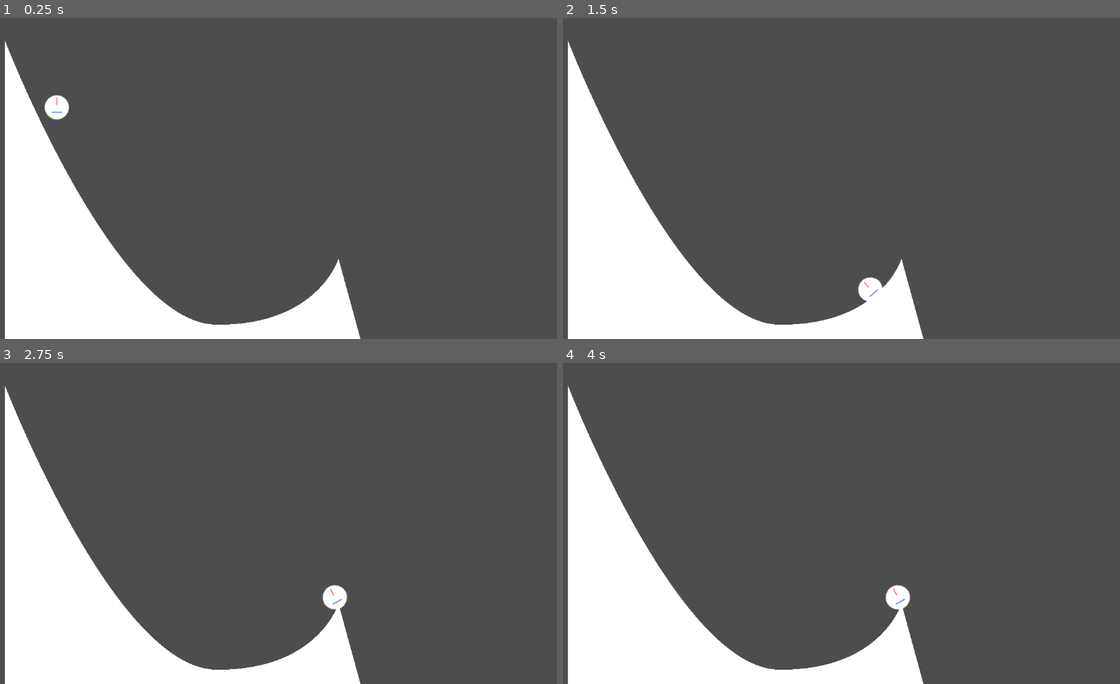
Above: before the commit, frames 1-4 (two rows, left to right).
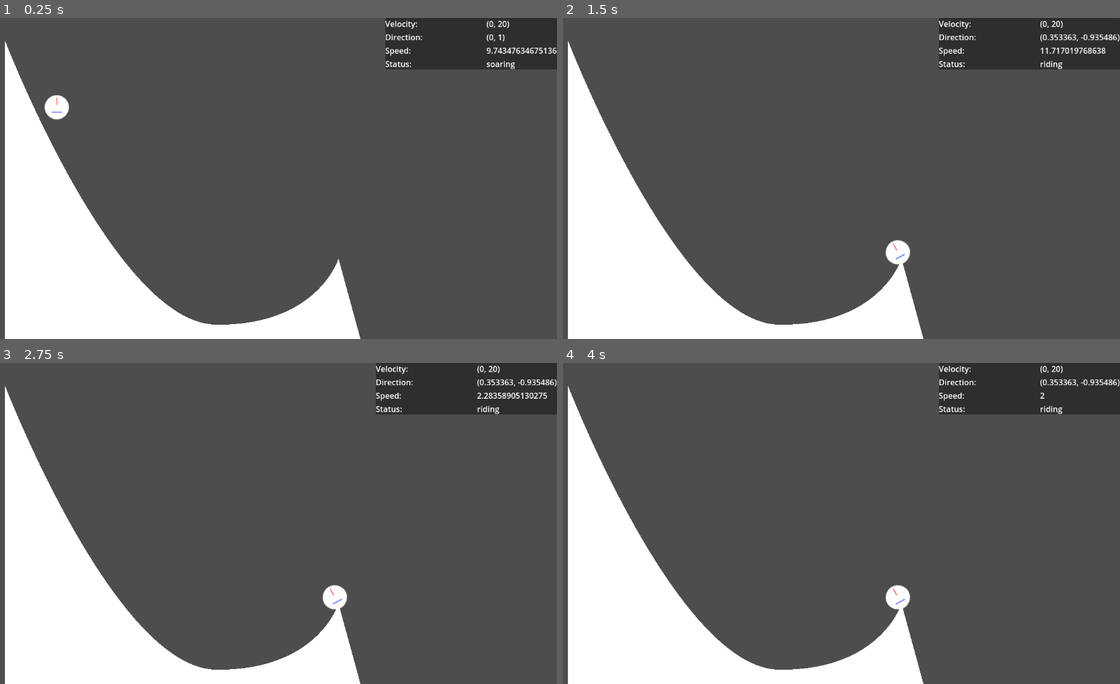
Above: after the commit, the same moments.

Repository: LettucePie/gwj-62-harvest
Game: Godot game, scene res://testing/test_zone.tscn
Same seed, same stepped clock (60 frames per second), same inputs: the game is played once before the commit and once after it. Before the commit the project starts from res://levels/stage_path.tscn.
Inputs:
- Up to frame 1 (0.25 s): no input
- Up to frame 2 (1.5 s): tap Enter (ui_accept) at 0.5, 0.77 s
- Up to frame 3 (2.75 s): tap Enter (ui_accept) at 1.52 s
- Up to frame 4 (4 s): tap Enter (ui_accept) at 3.02, 3.5, 3.77 s

The runs differ from the first frame. In frame 1, 4.8% of the frame differs, in the area x 69-100%, y 0-17%; in frame 2, 5.5%, in the area x 52-100%, y 0-89%; in frame 3, 5.0%; in frame 4, 5.0%.

Commit message:
Added testing environment

Diff:
--- a/gameplay/player_follow.gd
+++ b/gameplay/player_follow.gd
@@ -1,8 +1,8 @@
 extends PathFollow2D
 
 @export var GRAVITY = 9.8
-@export var FRICTION = 1.12
-@export var SPEED_MIN = 4.0
+@export var FRICTION = 0.8
+@export var SPEED_MIN = 2.0
 @export var SPEED_MAX = 20.0
 @export var speed_damp : Curve ## Controls rate of deccelleration
 @export var GRAV_FORCE_MIN = 0.05
@@ -12,6 +12,7 @@
 var direction : Vector2 = Vector2.ZERO
 var speed : float = 0.0
 var velocity : Vector2 = Vector2.ZERO
+var status : String = "soaring"
 
 var ramp_area : Area2D = null
 var landing_progress = 0.0
@@ -33,44 +34,42 @@
 			print("Reassigned Parent")
 			progress = landing_progress
 			$Sprite2D.position = Vector2(0, -14.5)
-		riding()
+		riding(delta)
 	else:
 		soaring()
 
 
-func riding():
-	print("Riding")
-	print("Player Progress Ratio = ", progress_ratio)
+func riding(deltatime):
+	if status != "riding":
+		status = "riding"
 	var prev_progress = clamp(progress - 2, 0.0, progress + 20)
 	var prev_path_pos = current_ramp.curve.sample_baked(prev_progress)
 	var current_path_pos = current_ramp.curve.sample_baked(progress)
-	print("Prev Pos: ", prev_path_pos, " Current Pos: ", current_path_pos)
+#	print("Prev Pos: ", prev_path_pos, " Current Pos: ", current_path_pos)
 	direction = prev_path_pos.direction_to(current_path_pos).normalized()
 	var angle = direction.angle()
 	var vert_intensity = abs(angle) / abs(PI / 2.0)
+	print(vert_intensity)
 	if angle < 0.0 and angle > -PI / 2:
 		## Going uphill, reduce speed
 		speed = clamp(
-			speed - lerp(
-				GRAV_FORCE_MIN,
-				GRAV_FORCE_MAX,
-				gravity_damp.sample(vert_intensity)
-			) * GRAVITY,
+			speed - (GRAVITY * vert_intensity) * deltatime,
 			SPEED_MIN,
 			SPEED_MAX
 		)
 	elif angle > 0.0:
 		speed = clamp(
-			speed + (GRAVITY * vert_intensity) - FRICTION,
+			speed + ((GRAVITY * FRICTION) * vert_intensity) * deltatime,
 			SPEED_MIN,
 			SPEED_MAX
 		)
-	print("Speed: ", speed, " Direction: ", direction, " Angle: ", angle, " Vert_Intensity: ", vert_intensity)
 	progress += speed
+#	print("Speed: ", speed, " Direction: ", direction, " Angle: ", angle, " Vert_Intensity: ", vert_intensity)
 
 
 func soaring():
-	print("Soaring")
+	if status != "soaring":
+		status = "soaring"
 	if current_ramp != null:
 		print("What on earth am I doing?")
 	var speed_force = speed_damp.sample(
--- /dev/null
+++ b/gameplay/ui/testing_ui.gd
@@ -0,0 +1,19 @@
+extends Control
+
+var player
+
+# Called when the node enters the scene tree for the first time.
+func _ready():
+	player = get_tree().get_nodes_in_group("player")[0]
+
+
+# Called every frame. 'delta' is the elapsed time since the previous frame.
+func _process(delta):
+	if player != null:
+		update_labels()
+
+func update_labels():
+	$Panel/VBoxContainer/velocity_container/velocity.text = str(player.velocity)
+	$Panel/VBoxContainer/direction_container/direction.text = str(player.direction)
+	$Panel/VBoxContainer/speed_container/speed.text = str(player.speed)
+	$Panel/VBoxContainer/status_container/status.text = str(player.status)
--- /dev/null
+++ b/gameplay/ui/testing_ui.tscn
@@ -0,0 +1,76 @@
+[gd_scene load_steps=2 format=3 uid="uid://cw6hjpk8bxtcm"]
+
+[ext_resource type="Script" path="res://gameplay/ui/testing_ui.gd" id="1_wwupk"]
+
+[node name="testing_ui" type="Control"]
+layout_mode = 3
+anchors_preset = 15
+anchor_right = 1.0
+anchor_bottom = 1.0
+grow_horizontal = 2
+grow_vertical = 2
+script = ExtResource("1_wwupk")
+
+[node name="Panel" type="PanelContainer" parent="."]
+layout_mode = 1
+anchors_preset = 1
+anchor_left = 1.0
+anchor_right = 1.0
+offset_left = -40.0
+offset_bottom = 40.0
+grow_horizontal = 0
+
+[node name="VBoxContainer" type="VBoxContainer" parent="Panel"]
+layout_mode = 2
+
+[node name="velocity_container" type="HBoxContainer" parent="Panel/VBoxContainer"]
+layout_mode = 2
+
+[node name="velocity_label" type="Label" parent="Panel/VBoxContainer/velocity_container"]
+custom_minimum_size = Vector2(200, 0)
+layout_mode = 2
+text = "Velocity: "
+
+[node name="velocity" type="Label" parent="Panel/VBoxContainer/velocity_container"]
+custom_minimum_size = Vector2(80, 0)
+layout_mode = 2
+text = "0000"
+
+[node name="direction_container" type="HBoxContainer" parent="Panel/VBoxContainer"]
+layout_mode = 2
+
+[node name="direction_label" type="Label" parent="Panel/VBoxContainer/direction_container"]
+custom_minimum_size = Vector2(200, 0)
+layout_mode = 2
+text = "Direction: "
+
+[node name="direction" type="Label" parent="Panel/VBoxContainer/direction_container"]
+custom_minimum_size = Vector2(80, 0)
+layout_mode = 2
+text = "0000"
+
+[node name="speed_container" type="HBoxContainer" parent="Panel/VBoxContainer"]
+layout_mode = 2
+
+[node name="speed_label" type="Label" parent="Panel/VBoxContainer/speed_container"]
+custom_minimum_size = Vector2(200, 0)
+layout_mode = 2
+text = "Speed: "
+
+[node name="speed" type="Label" parent="Panel/VBoxContainer/speed_container"]
+custom_minimum_size = Vector2(80, 0)
+layout_mode = 2
+text = "0000"
+
+[node name="status_container" type="HBoxContainer" parent="Panel/VBoxContainer"]
+layout_mode = 2
+
+[node name="status_label" type="Label" parent="Panel/VBoxContainer/status_container"]
+custom_minimum_size = Vector2(200, 0)
+layout_mode = 2
+text = "Status: "
+
+[node name="status" type="Label" parent="Panel/VBoxContainer/status_container"]
+custom_minimum_size = Vector2(80, 0)
+layout_mode = 2
+text = "0000"
--- a/project.godot
+++ b/project.godot
@@ -11,7 +11,7 @@
 [application]
 
 config/name="GWJ 62 Harvest"
-run/main_scene="res://levels/stage_path.tscn"
+run/main_scene="res://testing/test_zone.tscn"
 config/features=PackedStringArray("4.0", "Mobile")
 config/icon="res://icon.svg"
 
--- /dev/null
+++ b/testing/test_zone.tscn
@@ -0,0 +1,10 @@
+[gd_scene load_steps=3 format=3 uid="uid://b6slq6rw31kqq"]
+
+[ext_resource type="PackedScene" uid="uid://cw6hjpk8bxtcm" path="res://gameplay/ui/testing_ui.tscn" id="1_40yjw"]
+[ext_resource type="PackedScene" uid="uid://b70d2vbt525p5" path="res://levels/stage_path.tscn" id="2_6vty4"]
+
+[node name="test_zone" type="Node"]
+
+[node name="testing_ui" parent="." instance=ExtResource("1_40yjw")]
+
+[node name="stage_path" parent="." instance=ExtResource("2_6vty4")]
